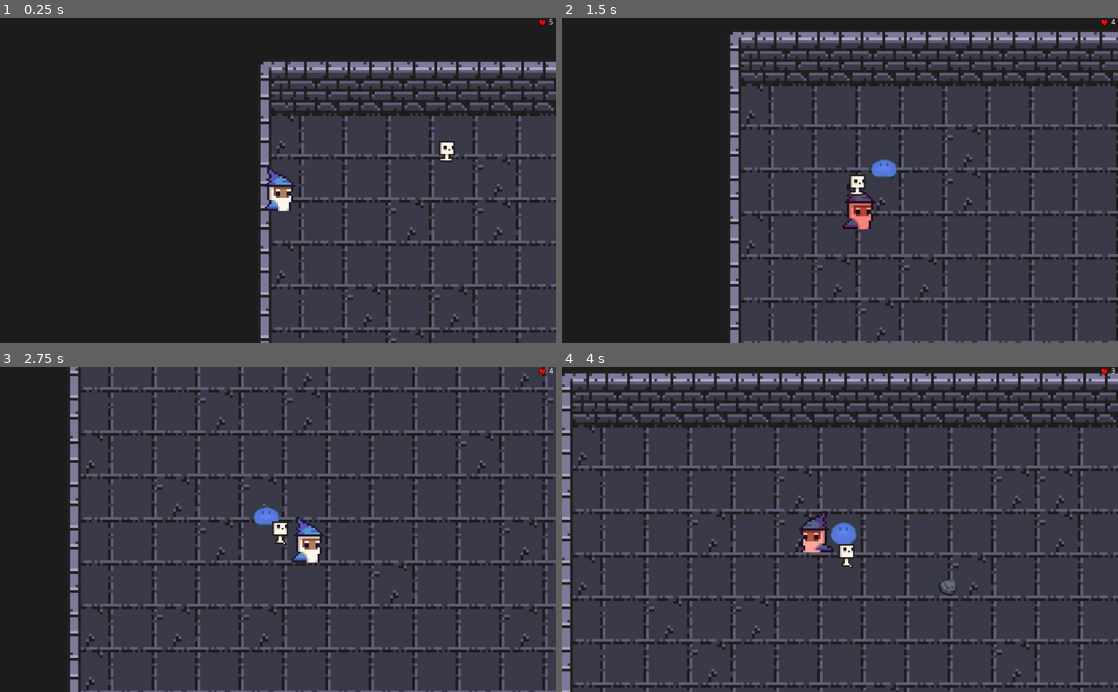
Above: before the commit, frames 1-4 (two rows, left to right).
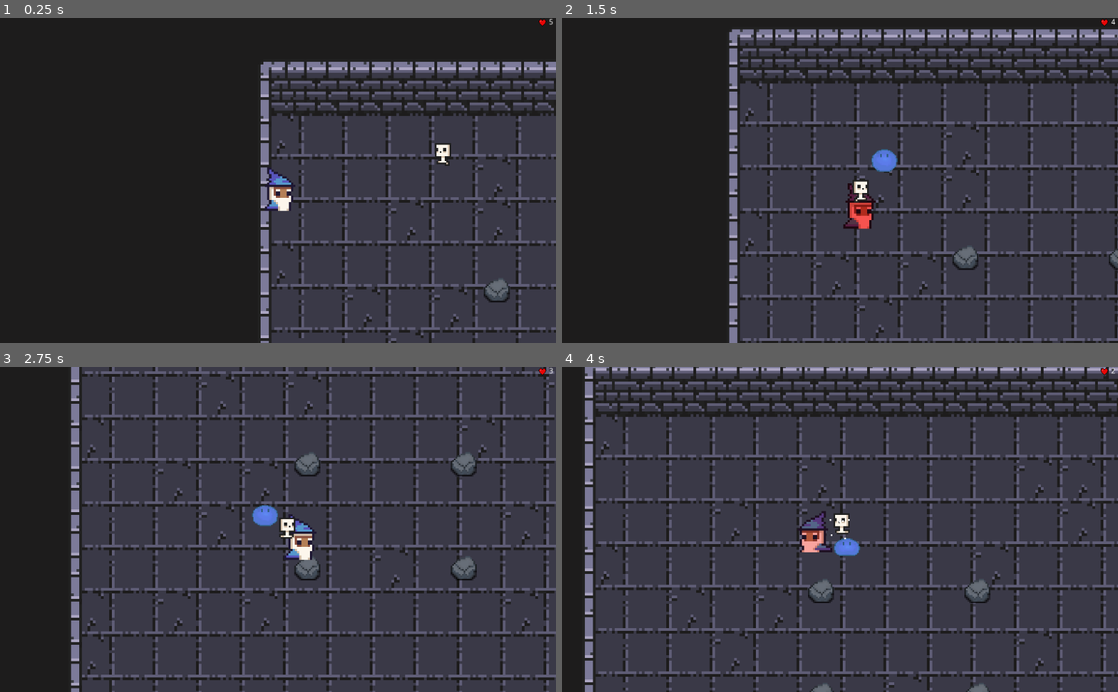
Above: after the commit, the same moments.

Repository: damejan/programowanie-gier
Game: Godot game, scene res://Scenes/Main.tscn
The game is run twice, just before and just after one commit, with the same random seed, the same clock (stepped at 60 frames per second) and the same inputs.
Inputs (mouse positions are in pixels of both pictures, inside the frame that each line leads up to):
- Up to frame 1 (0.25 s): no input
- Up to frame 2 (1.5 s): move the mouse to (962, 164) at 0.52 s; press the mouse at (962, 164) at 0.53 s; hold D (player_right) 0.53-1.28 s; move the mouse to (728, 196) at 1.27 s; release the mouse at (728, 196) at 1.28 s; hold S (player_down) from 1.28 s (still down); click (728, 196) at 1.35 s
- Up to frame 3 (2.75 s): move the mouse to (333, 458) at 2.02 s; release S (player_down) at 2.03 s; press the mouse at (333, 458) at 2.03 s; hold D (player_right) from 2.03 s (still down)
- Up to frame 4 (4 s): move the mouse to (812, 594) at 2.77 s; release D (player_right) at 2.78 s; release the mouse at (812, 594) at 2.78 s; hold W (player_up) 2.78-3.53 s; click (812, 594) at 2.85 s; move the mouse to (1006, 578) at 3.52 s; press the mouse at (1006, 578) at 3.53 s; hold A (player_left) from 3.53 s (still down)

The runs differ from the first frame. In frame 1, 0.4% of the frame differs, in the area x 78-92%, y 37-88%; in frame 2, 21%; in frame 3, 23%; in frame 4, 38%, in the area x 0-100%, y 0-100%.

Commit message:
hit sounds, particles and some bug fixes

Diff:
--- a/src/Objects/Hero/Bullet.tscn
+++ b/src/Objects/Hero/Bullet.tscn
@@ -1,6 +1,6 @@
 [gd_scene load_steps=4 format=2]
 
-[ext_resource path="res://Graphics/Background/Rock.png" type="Texture" id=1]
+[ext_resource path="res://Graphics/Characters/Hero/Bullet.png" type="Texture" id=1]
 [ext_resource path="res://Scripts/Bullet.gd" type="Script" id=2]
 
 [sub_resource type="RectangleShape2D" id=1]
--- a/src/Objects/Hero/Hero.tscn
+++ b/src/Objects/Hero/Hero.tscn
@@ -12,14 +12,14 @@
 
 [sub_resource type="SpriteFrames" id=1]
 animations = [ {
+"frames": [ ExtResource( 7 ), ExtResource( 8 ), ExtResource( 6 ), ExtResource( 9 ) ],
+"loop": true,
+"name": "run",
+"speed": 10.0
+}, {
 "frames": [ ExtResource( 3 ), ExtResource( 1 ), ExtResource( 2 ), ExtResource( 4 ) ],
 "loop": true,
 "name": "Mage_idle",
-"speed": 10.0
-}, {
-"frames": [ ExtResource( 7 ), ExtResource( 8 ), ExtResource( 6 ), ExtResource( 9 ) ],
-"loop": true,
-"name": "run",
 "speed": 10.0
 } ]
 
--- a/src/Objects/Skeleton.tscn
+++ b/src/Objects/Skeleton.tscn
@@ -1,10 +1,11 @@
-[gd_scene load_steps=7 format=2]
+[gd_scene load_steps=9 format=2]
 
 [ext_resource path="res://Graphics/Characters/Skeleton/skelet_run_anim_f1.png" type="Texture" id=1]
 [ext_resource path="res://Graphics/Characters/Skeleton/skelet_run_anim_f2.png" type="Texture" id=2]
 [ext_resource path="res://Graphics/Characters/Skeleton/skelet_run_anim_f0.png" type="Texture" id=3]
 [ext_resource path="res://Graphics/Characters/Skeleton/skelet_run_anim_f3.png" type="Texture" id=4]
 [ext_resource path="res://Scripts/Skeleton_script.gd" type="Script" id=5]
+[ext_resource path="res://Sounds/Skeleton_death.wav" type="AudioStream" id=6]
 
 [sub_resource type="SpriteFrames" id=1]
 animations = [ {
@@ -13,6 +14,14 @@
 "name": "Skeleton_run",
 "speed": 10.0
 } ]
+
+[sub_resource type="ParticlesMaterial" id=2]
+emission_shape = 1
+emission_sphere_radius = 8.0
+flag_disable_z = true
+gravity = Vector3( 0, 98, 0 )
+orbit_velocity = 0.0
+orbit_velocity_random = 0.0
 
 [node name="Skeleton" type="KinematicBody2D" groups=[
 "Enemies",
@@ -25,7 +34,7 @@
 [node name="AnimatedSprite" type="AnimatedSprite" parent="."]
 frames = SubResource( 1 )
 animation = "Skeleton_run"
-frame = 3
+frame = 2
 playing = true
 
 [node name="Hitbox" type="Area2D" parent="AnimatedSprite"]
@@ -39,3 +48,13 @@
 scale = Vector2( 4, 4 )
 build_mode = 1
 polygon = PoolVector2Array( -1.30234, -1.85293, 1.26479, -1.84053, 1.23998, 0.441362, 1.22758, 0.602583, 0.619906, 0.639788, 0.991953, 0.887819, 1.01676, 1.66912, -1.22793, 1.66912, -1.20312, 0.90022, -0.707062, 0.763803, -1.27753, 0.428961 )
+
+[node name="Particles2D" type="Particles2D" parent="."]
+emitting = false
+lifetime = 0.3
+one_shot = true
+process_material = SubResource( 2 )
+
+[node name="AudioStreamPlayer" type="AudioStreamPlayer" parent="."]
+stream = ExtResource( 6 )
+[connection signal="area_entered" from="AnimatedSprite/Hitbox" to="." method="_on_Hitbox_area_entered"]
--- a/src/Objects/Slime.tscn
+++ b/src/Objects/Slime.tscn
@@ -14,6 +14,7 @@
 [ext_resource path="res://Graphics/Characters/Slime/slime7.png" type="Texture" id=12]
 [ext_resource path="res://Graphics/Characters/Slime/slime6.png" type="Texture" id=13]
 [ext_resource path="res://Scripts/Slime.gd" type="Script" id=14]
+[ext_resource path="res://Sounds/Slime_death.wav" type="AudioStream" id=15]
 
 [sub_resource type="SpriteFrames" id=1]
 animations = [ {
@@ -24,7 +25,7 @@
 } ]
 
 [sub_resource type="CapsuleShape2D" id=2]
-radius = 6.89593
+radius = 8.37227
 height = 13.0239
 
 [sub_resource type="CapsuleShape2D" id=3]
@@ -33,6 +34,15 @@
 
 [sub_resource type="CircleShape2D" id=4]
 radius = 1979.2
+
+[sub_resource type="ParticlesMaterial" id=5]
+emission_shape = 1
+emission_sphere_radius = 18.0
+flag_disable_z = true
+gravity = Vector3( 0, 98, 0 )
+orbit_velocity = 0.0
+orbit_velocity_random = 0.0
+color = Color( 0.933333, 0.0901961, 0.0901961, 1 )
 
 [node name="Slime" type="KinematicBody2D" groups=[
 "Enemies",
@@ -44,15 +54,16 @@
 
 [node name="AnimatedSprite" type="AnimatedSprite" parent="."]
 frames = SubResource( 1 )
-frame = 7
+frame = 10
 playing = true
 
 [node name="CollisionShape2D" type="CollisionShape2D" parent="."]
-position = Vector2( 0.536647, 6.47782 )
+position = Vector2( 0.536647, 1.14613 )
 rotation = -1.57404
 shape = SubResource( 2 )
 
 [node name="HitBox" type="Area2D" parent="."]
+position = Vector2( 0, -5.33169 )
 collision_layer = 2
 __meta__ = {
 "_edit_group_": true
@@ -72,6 +83,16 @@
 [node name="CollisionShape2D" type="CollisionShape2D" parent="POV"]
 visible = false
 shape = SubResource( 4 )
+
+[node name="Particles2D" type="Particles2D" parent="."]
+emitting = false
+amount = 14
+lifetime = 0.4
+one_shot = true
+process_material = SubResource( 5 )
+
+[node name="AudioStreamPlayer" type="AudioStreamPlayer" parent="."]
+stream = ExtResource( 15 )
 [connection signal="area_entered" from="HitBox" to="." method="_on_HitBox_area_entered"]
 [connection signal="body_entered" from="HitBox" to="." method="_on_HitBox_body_entered"]
 [connection signal="body_exited" from="HitBox" to="." method="_on_HitBox_body_exited"]
--- a/src/Scenes/Main.tscn
+++ b/src/Scenes/Main.tscn
@@ -300,9 +300,9 @@
 0/z_index = 0
 
 [sub_resource type="NavigationPolygon" id=14]
-vertices = PoolVector2Array( -6.17803, 517.298, -7.51287, -119.42, 23.9965, -118.871, 1047.05, 377.85, 1045.52, 656.31, -5.95191, 654.422, 59.9044, -119.156, 168.258, -119.156, 244.997, -121.118, 790.243, -122.621, 1047.31, 28.4178, 883.893, -122.935, 1047.41, -123.33, 960.748, -124.195, 1017.23, -123.887 )
-polygons = [ PoolIntArray( 0, 1, 2, 3, 4 ), PoolIntArray( 4, 5, 0 ), PoolIntArray( 3, 2, 6, 7 ), PoolIntArray( 3, 7, 8, 9, 10 ), PoolIntArray( 10, 9, 11 ), PoolIntArray( 12, 10, 11, 13, 14 ) ]
-outlines = [ PoolVector2Array( -7.51287, -119.42, -6.17803,  …(210 unchanged characters)… , 59.9044, -119.156, 23.9965, -118.871 ) ]
+vertices = PoolVector2Array( 1047.31, 28.4178, 1047.05, 377.85, 1045.52, 656.31, 752.796, 450.715, 753.46, 240.628, 754.127, 155.199, 883.893, -122.935, 960.748, -124.195, 1017.23, -123.887, 1047.41, -123.33, 751.461, 352.605, -5.95191, 654.422, 641.337, 450.715, 358.72, 439.285, 453.741, 439.285, -6.17803, 517.298, 363.766, 353.514, -7.51287, -119.42, 23.9965, -118.871, 59.9044, -119.156, 168.258, -119.156, 244.997, -121.118, 355.187, 199.866, 452.831, 209.315, 654.014, 165.877, 650.677, 243.965, 643.339, 347.933, 446.173, 349.309, 408.104, 249.633, 790.243, -122.621, 425.743, 165.848, 381.646, 164.588 )
+polygons = [ PoolIntArray( 0, 1, 2, 3, 4, 5, 6, 7, 8, 9 ), PoolIntArray( 4, 3, 10 ), PoolIntArray( 3, 2, 11, 12 ), PoolIntArray( 13, 14, 12, 11, 15 ), PoolIntArray( 16, 13, 15, 17, 18 ), PoolIntArray( 16, 18, 19, 20 ), PoolIntArray( 16, 20, 21, 22 ), PoolIntArray( 23, 24, 25, 26, 27, 28 ), PoolIntArray( 25, 4, 10, 26 ), PoolIntArray( 26, 12, 14, 27 ), PoolIntArray( 28, 27, 16, 22 ), PoolIntArray( 29, 6, 5 ), PoolIntArray( 21, 29, 5, 24, 30, 31 ), PoolIntArray( 24, 23, 30 ), PoolIntArray( 22, 21, 31 ) ]
+outlines = [ PoolVector2Array( -7.51287, -119.42, -6.17803,  …(210 unchanged characters)… , 59.9044, -119.156, 23.9965, -118.871 ), PoolVector2Array( 381.646, 164.588, 355.187, 199.866, 408.104, 249.633, 452.831, 209.315, 425.743, 165.848 ), PoolVector2Array( 654.014, 165.877, 650.677, 243.965, 753.46, 240.628, 754.127, 155.199 ), PoolVector2Array( 358.72, 439.285, 453.741, 439.285, 446.173, 349.309, 363.766, 353.514 ), PoolVector2Array( 643.339, 347.933, 641.337, 450.715, 752.796, 450.715, 751.461, 352.605 ) ]
 
 [node name="Main" type="Node2D"]
 position = Vector2( -10.6787, 0 )
@@ -319,20 +319,20 @@
 tile_data = PoolIntArray( -196609, 0, 0, -262144, 1, 0, -262143, 1, 0, -262142, 1, 0, -262141, 1, 0, -262140, 1, 0, -26 …(2086 unchanged characters)…
 
 [node name="Map_elements" type="TileMap" parent="."]
-position = Vector2( 90.4221, 41.1826 )
+position = Vector2( 42.715, 36.041 )
 scale = Vector2( 3, 3 )
 tile_set = SubResource( 13 )
 cell_size = Vector2( 16, 16 )
 collision_layer = 4
 collision_mask = 2147483648
 format = 1
+tile_data = PoolIntArray( 196615, 0, 0, 196621, 0, 0, 458759, 0, 0, 458765, 0, 0 )
 
 [node name="Hero" parent="." instance=ExtResource( 3 )]
 
 [node name="Navigation2D" type="Navigation2D" parent="."]
 
 [node name="NavigationPolygonInstance" type="NavigationPolygonInstance" parent="Navigation2D"]
-visible = false
 position = Vector2( 0.749161, 0 )
 navpoly = SubResource( 14 )
 
--- a/src/Scripts/Hero_script.gd
+++ b/src/Scripts/Hero_script.gd
@@ -57,16 +57,25 @@
 #		$AnimatedSprite.play("Mage_idle")
 
 func play_animation():
-	if Input.is_action_pressed("player_down") or Input.is_action_pressed("player_up"):
+	if motion.x > 0:
 		$AnimatedSprite.play("run")
-	elif Input.is_action_pressed("player_left") and not Input.is_action_pressed("player_right"):
+		$AnimatedSprite.flip_h = false;
+	elif motion.x < 0:
 		$AnimatedSprite.play("run")
 		$AnimatedSprite.flip_h = true;
-	elif Input.is_action_pressed("player_right") and not Input.is_action_pressed("player_left"):
-		$AnimatedSprite.play("run")
-		$AnimatedSprite.flip_h = false;
 	else:
 		$AnimatedSprite.play("Mage_idle")
+
+#	if Input.is_action_pressed("player_down") or Input.is_action_pressed("player_up"):
+#		$AnimatedSprite.play("run")
+#	elif Input.is_action_pressed("player_left") and not Input.is_action_pressed("player_right"):
+#		$AnimatedSprite.play("run")
+#		$AnimatedSprite.flip_h = true;
+#	elif Input.is_action_pressed("player_right") and not Input.is_action_pressed("player_left"):
+#		$AnimatedSprite.play("run")
+#		$AnimatedSprite.flip_h = false;
+#	else:
+#		$AnimatedSprite.play("Mage_idle")
 
 #Shooting bullet
 
--- a/src/Scripts/Skeleton_script.gd
+++ b/src/Scripts/Skeleton_script.gd
@@ -1,6 +1,6 @@
 extends KinematicBody2D
 
-export var speed = 250; # base speed for all characters
+export var speed = 280; # base speed for all characters
 #var max_speed = 300; # base max_speed for all characters
 var resistance = 0.1; # 0.1s
 
@@ -33,7 +33,17 @@
 		# The position to move to falls between two points.
 		if distance <= distance_between_points:
 #			position = last_point.linear_interpolate(path[0], distance / distance_between_points)
-			move_and_slide((path[0] - position).normalized() * speed)
+			var normalized_vector = (path[0] - position).normalized()
+#			print(normalized_vector)
+			move_and_slide(normalized_vector * speed)
+
+			if normalized_vector.x > 0:
+				$AnimatedSprite.play("Skeleton_run")
+				$AnimatedSprite.flip_h = false
+			else:
+				$AnimatedSprite.play("Skeleton_run")
+				$AnimatedSprite.flip_h = true
+
 			return
 		# The position is past the end of the segment.
 #		print("distance: ", distance, " distance_between_points: ", distance_between_points)
@@ -65,9 +75,11 @@
 #		print(get_parent().get_node(body.name).name)
 #		get_parent().get_node(body.name).speed = 250;
 
-func _on_HitBox_area_entered(area):
+func _on_Hitbox_area_entered(area):
 	if area.is_in_group("Enemy_damager"):
 		hp -= 1
+		$Particles2D.emitting = true;
+		$AudioStreamPlayer.play()
 		area.get_parent().queue_free()
 		if hp < 0:
 			queue_free();
--- a/src/Scripts/Slime.gd
+++ b/src/Scripts/Slime.gd
@@ -70,6 +70,8 @@
 func _on_HitBox_area_entered(area):
 	if area.is_in_group("Enemy_damager"):
 		hp -= 1
+		$Particles2D.emitting = true
+		$AudioStreamPlayer.play()
 		area.get_parent().queue_free()
 		if hp < 0:
 			queue_free();
Not shown: 1 places in src/Objects/Slime.tscn that only renumber resources
Not shown, added: src/Sounds/Skeleton_death.wav.import
Not shown, added: src/Sounds/Slime_death.wav.import
Not shown, removed: src/Sounds/Skeleton_death.mp3
Not shown, added: src/Sounds/Skeleton_death.wav
Not shown, removed: src/Sounds/Slime_death.mp3
Not shown, added: src/Sounds/Slime_death.wav
